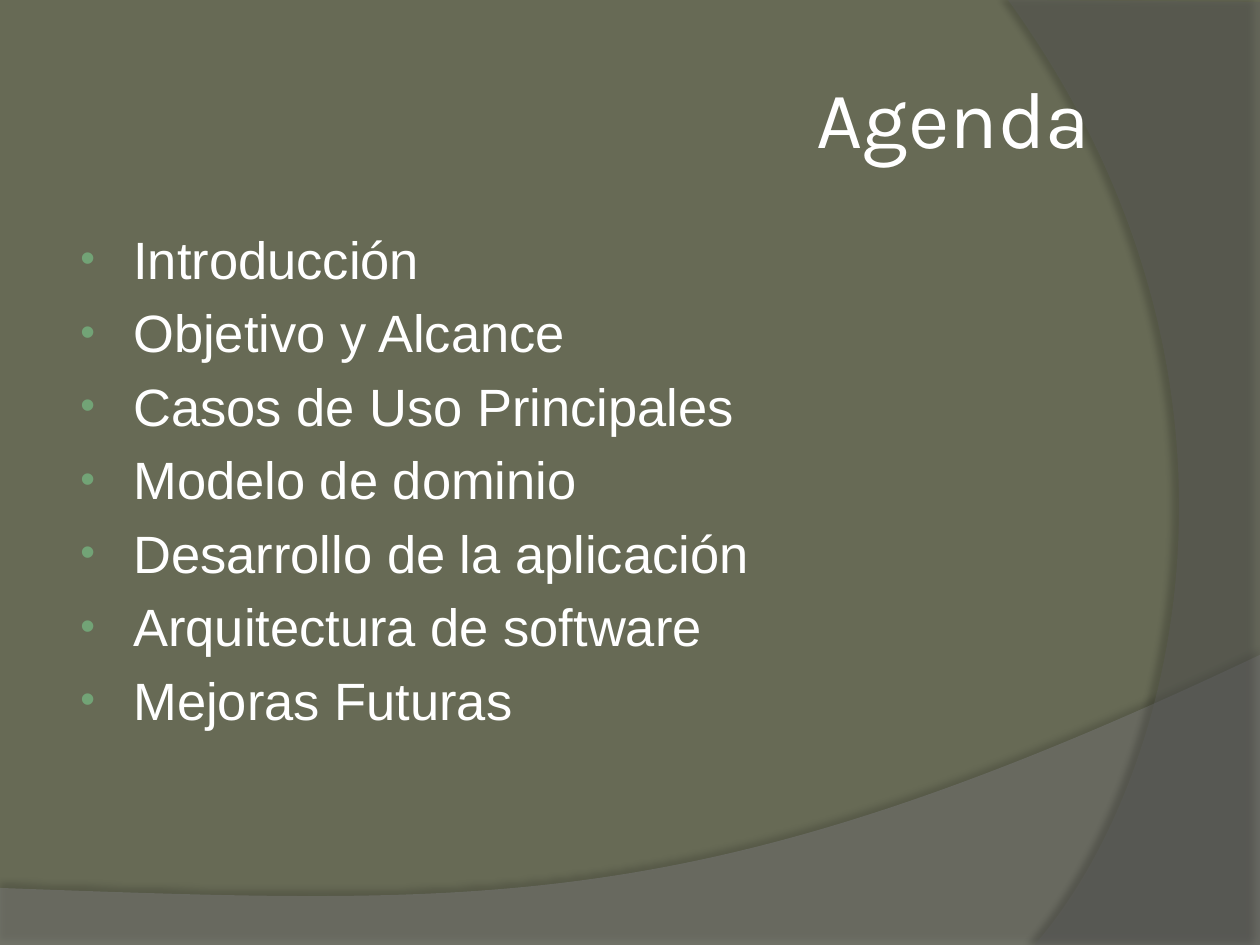
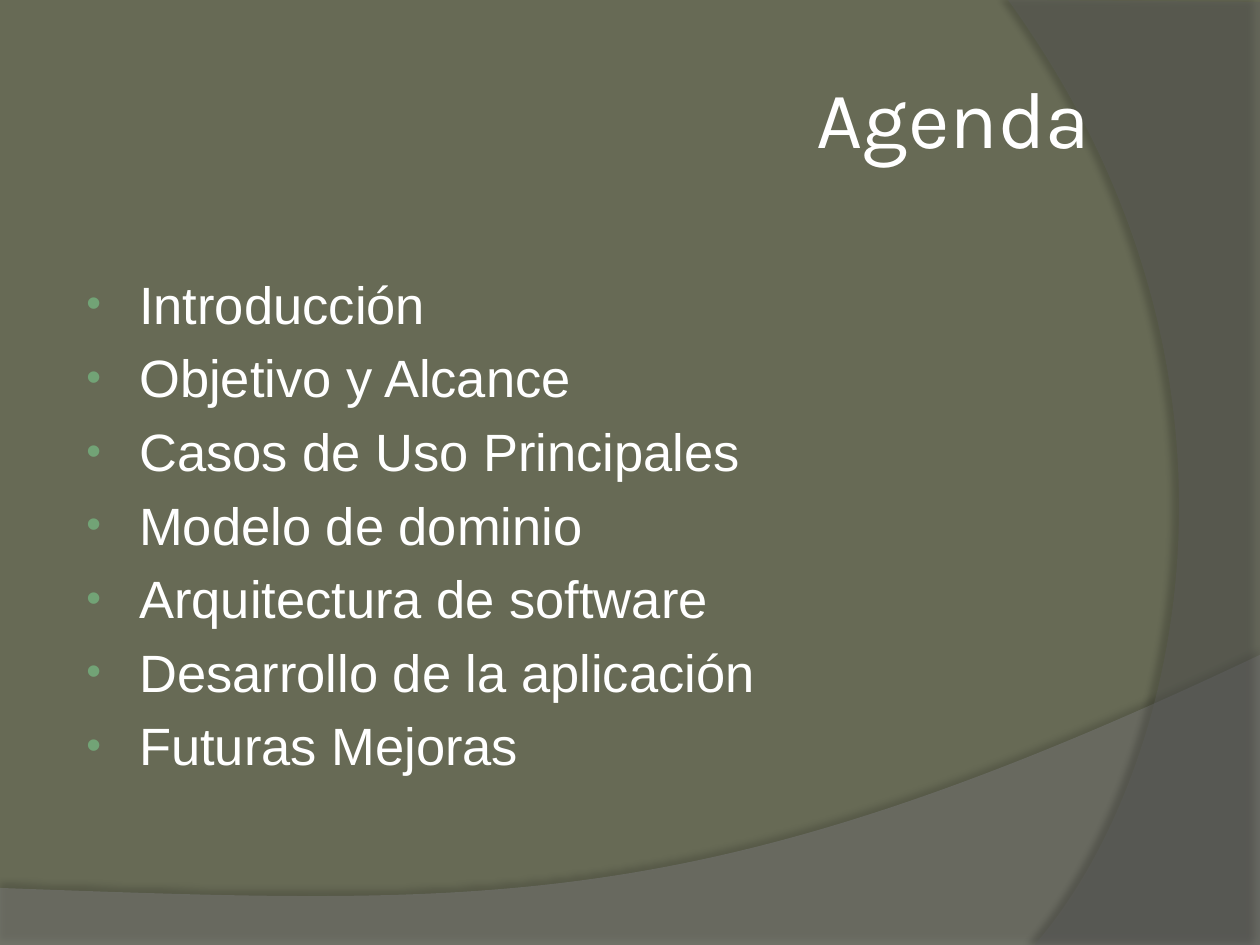
Before and after one commit to invernizzie/fiuba-taller-desarrollo-2cuat2010, a slide deck: slide 2 of presentaciones/Tecnica.pptx. Drawn at 1260x945 pixels with LibreOffice and Linux fonts; fonts in the diff are those of the drawing; background and template pictures are left out. Boxes give left, top, right and bottom in pixels: in the first picture for what was removed or moved away, otherwise in the second. Text is boxed around its words. In the diff, an @@ line names an element or a change of style, - is before the commit and + after.

```diff
--- a/presentaciones/Tecnica.pptx
+++ b/presentaciones/Tecnica.pptx
@@ text "Introducción": place and size @@
-text "Introducción" at (133, 240, 748, 731)
+text "Introducción" at (139, 285, 754, 776)
@@ text at (139, 580, 707, 629): paragraph added @@
+• Arquitectura de software
@@ text at (139, 727, 519, 776): text changed @@
-• Arquitectura de software
-• Mejoras Futuras
+• Futuras Mejoras
```
Also in this commit, not shown: 2 other slides changed, 1 slide added.
